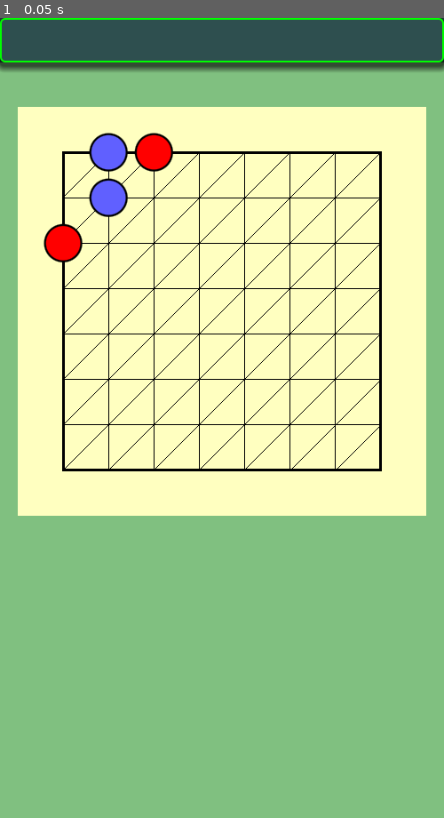
Above: before the commit, frame 1.
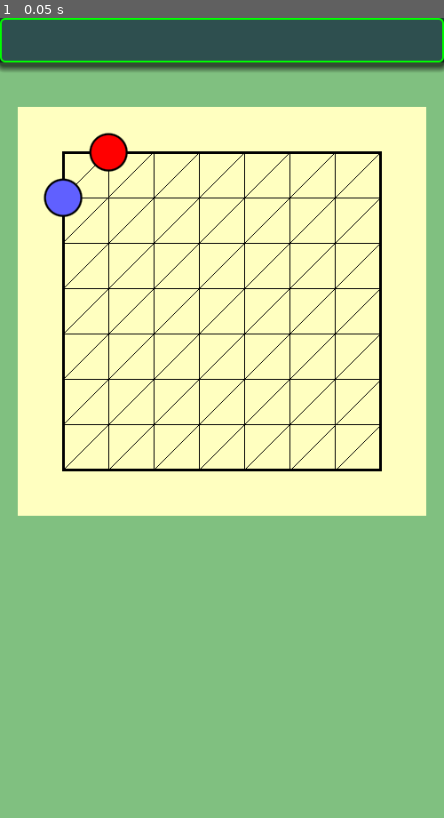
Above: after the commit, the same moment.

Repository: vivisuke/HexGame
Game: Godot game, scene res://main.tscn
Same seed, same stepped clock (60 frames per second), same inputs: the game is played once before the commit and once after it.
Inputs:
- Up to frame 1 (0.05 s): no input

The runs differ from the first frame. In frame 1, 1.7% of the frame differs, in the area x 9-39%, y 14-31%.

Commit message:
0011 ◎ C 01/23 01/23 0.001│ToDo│Board 状態を BoardRect で表示 0012 ◎ C 01/23 01/23 0.001│ToDo│Board：盤面配列を1次元配列（PackedByteArray）に

Diff:
--- a/hexgame/scripts/Board.gd
+++ b/hexgame/scripts/Board.gd
@@ -4,23 +4,42 @@
 enum {
 	EMPTY = 0, BLACK, WHITE,
 }
-const BD_SIZE = 8
+const BD_WIDTH = 8
+const ARY_WIDTH = BD_WIDTH + 1
+const ARY_HEIGHT = BD_WIDTH + 2
+const ARY_SIZE = ARY_WIDTH * ARY_HEIGHT
+#const col_str = ".XO"
+const col_str = ". X O "
+#const col_str = "・●◯"
 
-var m_cells = []
+#var m_cells = []
+var m_cells = PackedByteArray()
+
+func xyToIndex(x, y): return (y+1)*ARY_WIDTH + x
 
 func _init():
-	m_cells.resize(BD_SIZE)
-	for i in range(BD_SIZE):
-		m_cells[i] = []
-		m_cells[i].resize(BD_SIZE)
-		m_cells[i].fill(EMPTY)
+	m_cells.resize(ARY_SIZE)
+	m_cells.fill(EMPTY)
+	#for i in range(BD_SIZE):
+	#	m_cells[i] = []
+	#	m_cells[i].resize(BD_SIZE)
+	#	m_cells[i].fill(EMPTY)
 func print():
-	for i in range(BD_SIZE):
-		print(m_cells[i])
+	for y in range(BD_WIDTH):
+		var txt = ""
+		for x in range(BD_WIDTH):
+			txt += col_str.substr(m_cells[xyToIndex(x, y)]*2, 2)
+			#txt += "%d"%m_cells[xyToIndex(x, y)]
+			#print(m_cells[i])
+		print(txt)
+func get_col(x, y):
+	return m_cells[xyToIndex(x, y)]
+func put_col(x, y, col):
+	m_cells[xyToIndex(x, y)] = col
 func put_black(x, y):
-	m_cells[y][x] = BLACK
+	m_cells[xyToIndex(x, y)] = BLACK
 func put_white(x, y):
-	m_cells[y][x] = WHITE
+	m_cells[xyToIndex(x, y)] = WHITE
 func _ready():
 	pass # Replace with function body.
 func _process(delta):
--- a/hexgame/scripts/board_rect.gd
+++ b/hexgame/scripts/board_rect.gd
@@ -1,10 +1,11 @@
 extends ColorRect
 
-var CELL_WD = self.size.x / (Board.BD_SIZE+1)
+var bd
+var CELL_WD = self.size.x / (Board.BD_WIDTH+1)
 var X0 = CELL_WD
 var Y0 = CELL_WD
-var GRID_WD = CELL_WD * (Board.BD_SIZE-1)
-var GRID_HT = CELL_WD * (Board.BD_SIZE-1)
+var GRID_WD = CELL_WD * (Board.BD_WIDTH-1)
+var GRID_HT = CELL_WD * (Board.BD_WIDTH-1)
 
 # Called when the node enters the scene tree for the first time.
 func _ready():
@@ -19,17 +20,23 @@
 	draw_circle(xyToPos(x, y), CELL_WD*0.4, Color.BLACK, false, 1.0, true)
 func _draw():
 	draw_rect(Rect2(X0, Y0, GRID_WD, GRID_HT), Color.BLACK, false, 3.0)
-	for i in range(1, Board.BD_SIZE-1):
+	const BWD = Board.BD_WIDTH
+	for i in range(1, BWD-1):
 		var t = Y0 + i * CELL_WD
 		draw_line(Vector2(X0, t), Vector2(X0+GRID_WD, t), Color.BLACK)
 		draw_line(Vector2(t, Y0), Vector2(t, Y0+GRID_HT), Color.BLACK)
 		draw_line(Vector2(X0, t), Vector2(t, Y0), Color.BLACK)
 		draw_line(Vector2(t, Y0+GRID_HT), Vector2(X0+GRID_WD, t), Color.BLACK)
-	draw_line(Vector2(X0, Y0+GRID_HT), Vector2(X0+GRID_WD, Y0), Color.BLACK)
-	draw_stone(1, 0, true)
-	draw_stone(1, 1, true)
-	draw_stone(2, 0, false)
-	draw_stone(0, 2, false)
+	draw_line(Vector2(X0, Y0+GRID_HT), Vector2(X0+GRID_WD, Y0), Color.BLACK)		# 主対角線
+	#draw_stone(1, 0, true)
+	#draw_stone(1, 1, true)
+	#draw_stone(2, 0, false)
+	#draw_stone(0, 2, false)
+	for y in range(BWD):
+		for x in range(BWD):
+			var col = bd.get_col(x, y)
+			if col != Board.EMPTY:
+				draw_stone(x, y, col == Board.BLACK)
 	pass
 
 # Called every frame. 'delta' is the elapsed time since the previous frame.
--- a/hexgame/scripts/main.gd
+++ b/hexgame/scripts/main.gd
@@ -4,6 +4,7 @@
 
 func _ready():
 	bd = Board.new()
+	$BoardRect.bd = bd
 	bd.put_black(0, 1)
 	bd.put_white(1, 0)
 	bd.print()
Not shown, changed: HexGame.spr
